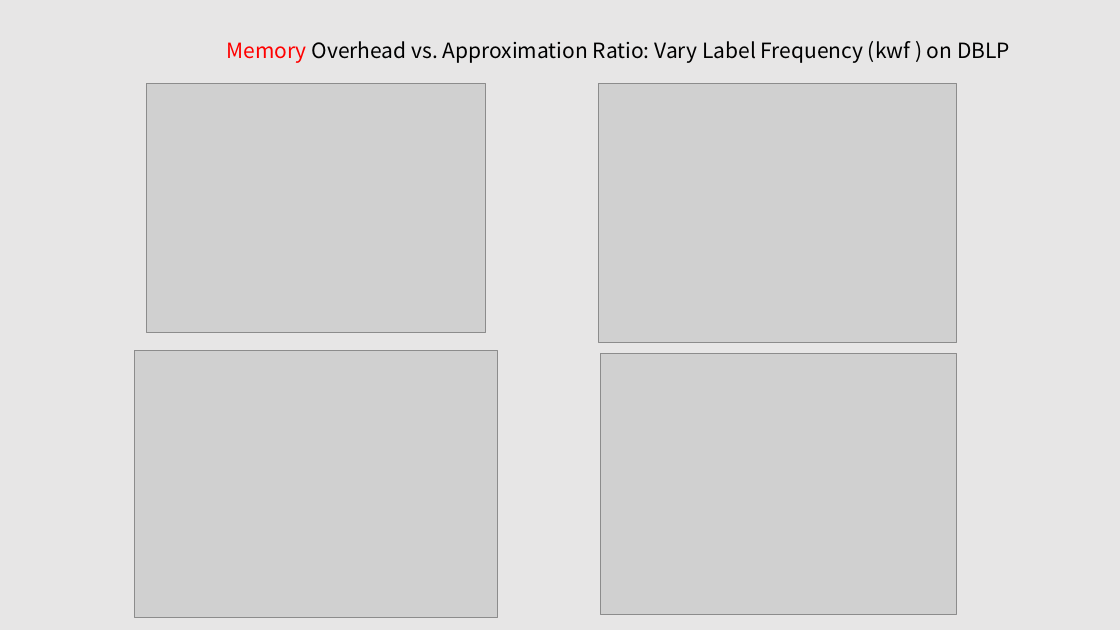
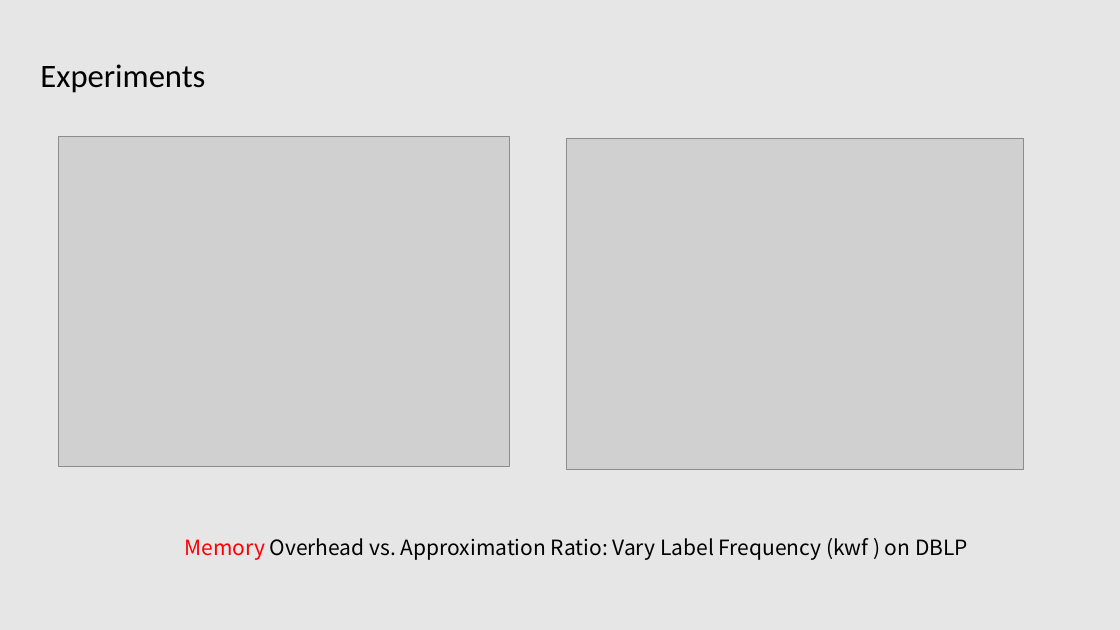
Before and after one commit to tianzhuwei/PPT, a slide deck: slide 15 of Efficient and Progressive GST Search.pptx. Drawn at 1120x630 pixels with LibreOffice and Linux fonts; fonts in the diff are those of the drawing; grey boxes stand for pictures. Boxes give left, top, right and bottom in pixels: in the first picture for what was removed or moved away, otherwise in the second. Text is boxed around its words. In the diff, an @@ line names an element or a change of style, - is before the commit and + after.

```diff
--- a/Efficient and Progressive GST Search.pptx
+++ b/Efficient and Progressive GST Search.pptx
@@ text added at (40,64,205,93), 28 pt, text #000000 @@
+Experiments
@@ picture: place and size @@
-picture at (147,83,486,333)
+picture at (59,136,509,467)
@@ picture: place and size @@
-picture at (599,83,957,342)
+picture at (566,139,1023,470)
@@ picture removed at (134,350,497,618) @@
@@ picture removed at (601,353,957,614) @@
@@ text "Memory Overhead vs. Approximation Ratio: ...": place and size @@
-text "Memory Overhead vs. Approximation Ratio: ..." at (226,41,1010,63)
+text "Memory Overhead vs. Approximation Ratio: ..." at (185,538,968,560)
```
Also in this commit, not shown: 6 other slides changed, 4 slides added, 2 slides removed.
